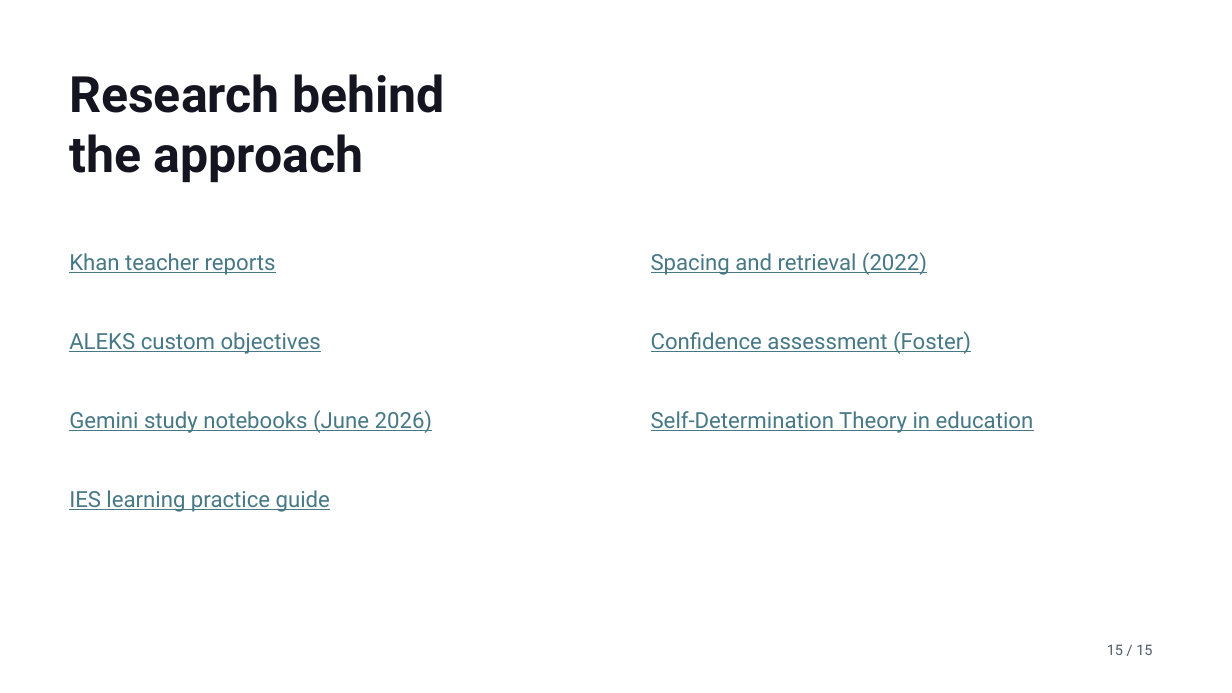
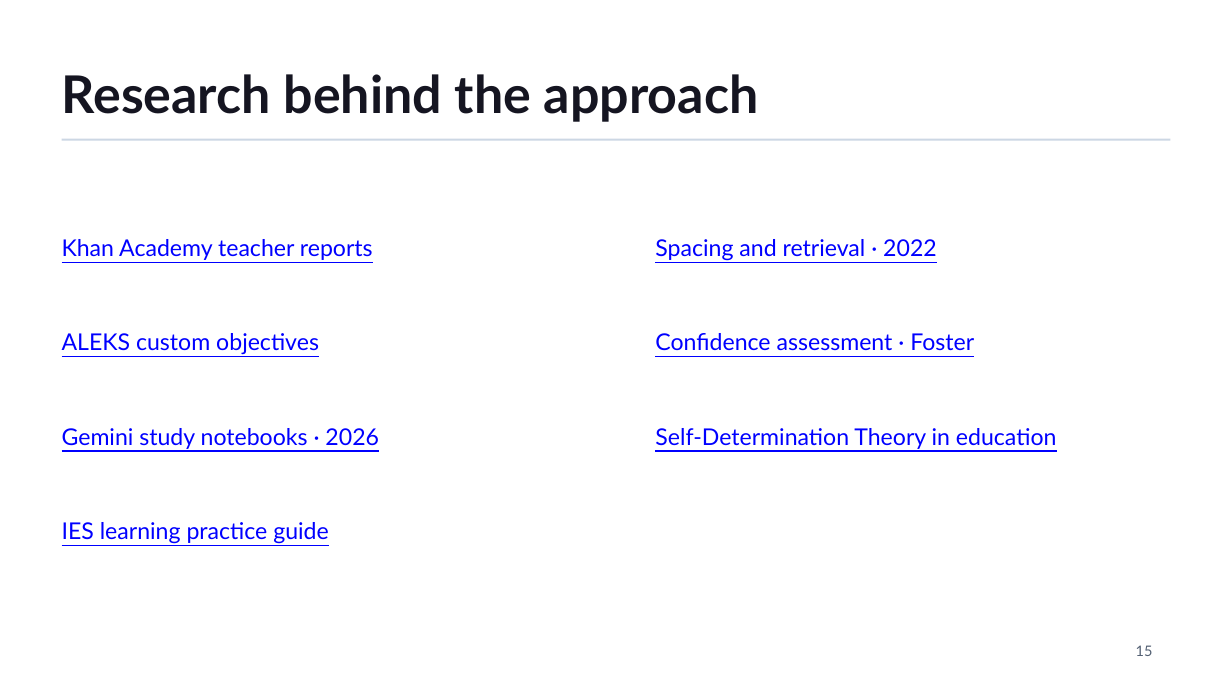
Before and after one commit to KhanAcademy-Backtrack/KhanAcademy-Backtrack-Demo, a slide deck: slide 15 of output/BACKTRACK_KEIC_2026.pptx. Drawn at 1232x693 pixels with LibreOffice and Linux fonts; fonts in the diff are those of the drawing; background and template pictures are left out. Boxes give left, top, right and bottom in pixels: in the first picture for what was removed or moved away, otherwise in the second. Text is boxed around its words. In the diff, an @@ line names an element or a change of style, - is before the commit and + after.

Commit message:
Show the learning need and add answer-specific repair demo

```diff
--- a/output/BACKTRACK_KEIC_2026.pptx
+++ b/output/BACKTRACK_KEIC_2026.pptx
@@ text at (x1=62, y1=74, x2=759, y2=122): text changed; size 39 to 40.5 pt; font Roboto to Lato @@
-Research behind
-the approach
+Research behind the approach
@@ line added from (62, 140) to (1171, 140), #CCD7E4 1.5 pt @@
@@ text at (x1=62, y1=239, x2=373, y2=260): text changed; size 17.2 to 18 pt; font Roboto to Lato; text colour #467886 to #0000FF @@
-Khan teacher reports
+Khan Academy teacher reports
@@ text at (x1=655, y1=239, x2=937, y2=261): text changed; size 17.2 to 18 pt; font Roboto to Lato; text colour #467886 to #0000FF @@
-Spacing and retrieval (2022)
+Spacing and retrieval · 2022
@@ size 17.2 to 18 pt, font Roboto to Lato, text colour #467886 to #0000FF; line spacing 1 to 22pt in 3 elements at (x1=655, y1=428, x2=1057, y2=449), (x1=62, y1=522, x2=329, y2=544), (x1=62, y1=333, x2=319, y2=355) @@
@@ text "ALEKS custom objectives" moved from (x1=69, y1=332, x2=321, y2=354) to (x1=62, y1=333, x2=319, y2=355) @@
@@ text at (x1=655, y1=333, x2=974, y2=351): text changed; size 17.2 to 18 pt; font Roboto to Lato; text colour #467886 to #0000FF @@
-Confidence assessment (Foster)
+Confidence assessment · Foster
@@ text at (x1=62, y1=428, x2=379, y2=449): text changed; size 17.2 to 18 pt; font Roboto to Lato; text colour #467886 to #0000FF @@
-Gemini study notebooks (June 2026)
+Gemini study notebooks · 2026
@@ text "Self-Determination Theory in education" moved from (x1=651, y1=411, x2=1034, y2=433) to (x1=655, y1=428, x2=1057, y2=449) @@
@@ text "IES learning practice guide" moved from (x1=69, y1=490, x2=330, y2=512) to (x1=62, y1=522, x2=329, y2=544) @@
@@ text at (x1=1136, y1=645, x2=1153, y2=656): text changed; font Roboto to Lato; text colour #505A6B to #536073 @@
-15 / 15
+15
```
Also in this commit, not shown: 2 other slides changed, 12 slides added, 12 slides removed, 58 other files.
